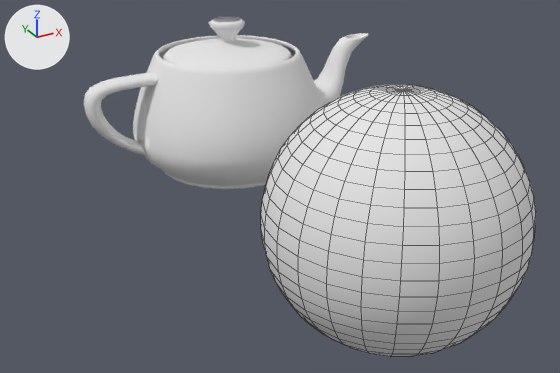
An edit to the COLLADA model Document1.dae, drawn before and after from the same camera.
One viewpoint serves both versions: a 50 mm camera at (-3.26, -6.86, 3.21) aimed at (-0.24, -1.38, 0.47). The axes (+X, +Y, +Z) are drawn at upper left. The lights are the same throughout. Mesh edges are drawn as thin lines on the coarser meshes.

The first picture shows 'Node2', 'Node3'.
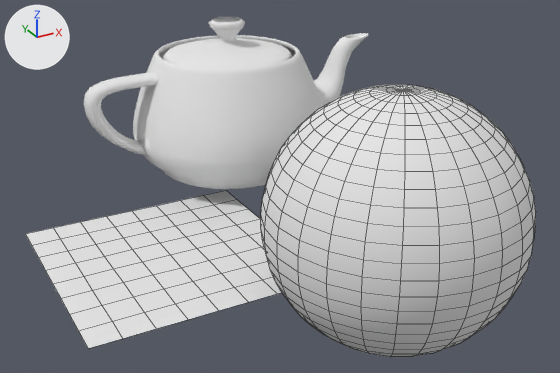
What the commit changed:
Mesh me_plane is new.
It has 81 vertices, 64 faces and spans x -1.0..1.0, y -1.0..1.0, z 0.0.
It uses material mat_s062_phong_frag1_material (white #e7e7e7).
Object 'Node1' (ob_node1) is new; it shows me_plane.
Its location is (-1.254, -1.26, 0.0).

What differs and where, as boxes [x1, y1, x2, y2] in the pictures (560 x 373 px):
'Node1', added: after [26, 191, 282, 349]
